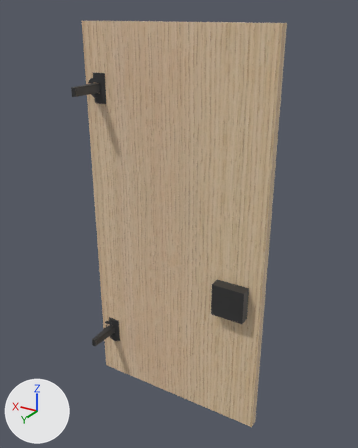
The glTF model 2025-284-C01-Vitrineskap/sim/Benk_A_dor_hoyre.glb: old version first, new version second.
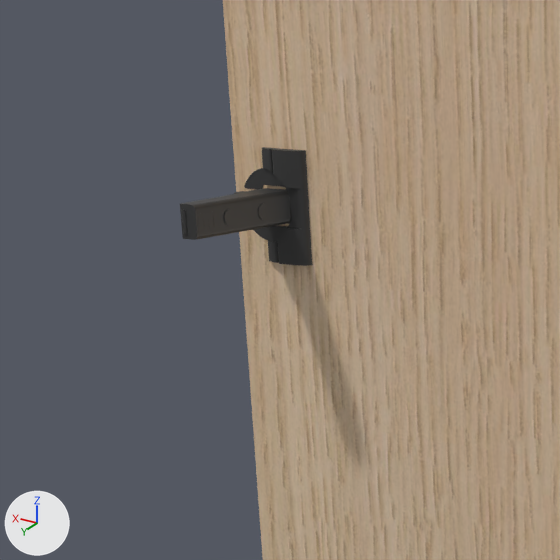
The first picture shows the older version from a 50 mm camera at (199.0, 186.0, 896.0) aimed at (665.0, -590.0, 508.0). The close-ups show the older and then the newer version on the part from 6% to 48% of the width and 7% to 41% of the height of that picture. Only the edits that show in the close-ups are written down. Every picture has the same lights, and +X, +Y and +Z are marked at lower left.

In view in the first close-up: '2025-284 Vitrineskap', 'Benk A dør høyre hengsel z758 Blum 71B3590'.
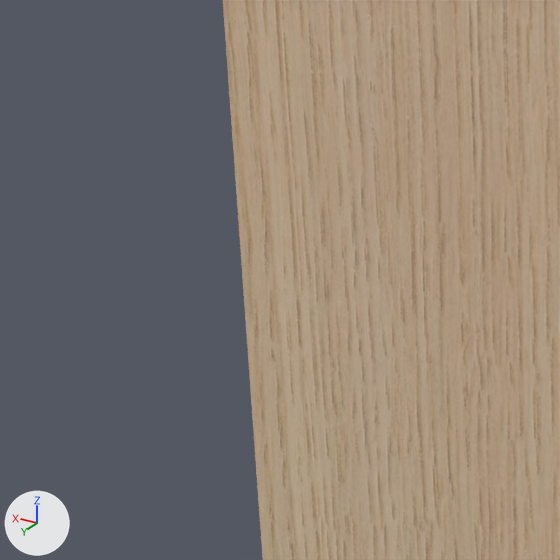
The change in detail:
Object 'Benk A dør høyre hengsel z758 Blum 71B3590' (ob_benk_a_dør_høyre_hengsel_z758_blum_71b3590) is deleted.

Where the change shows, as pixel boxes (x1, y1, x2, y2) in the close-ups (560 x 560 px):
'Benk A dør høyre hengsel z758 Blum 71B3590', deleted: before (180, 147, 312, 266)
